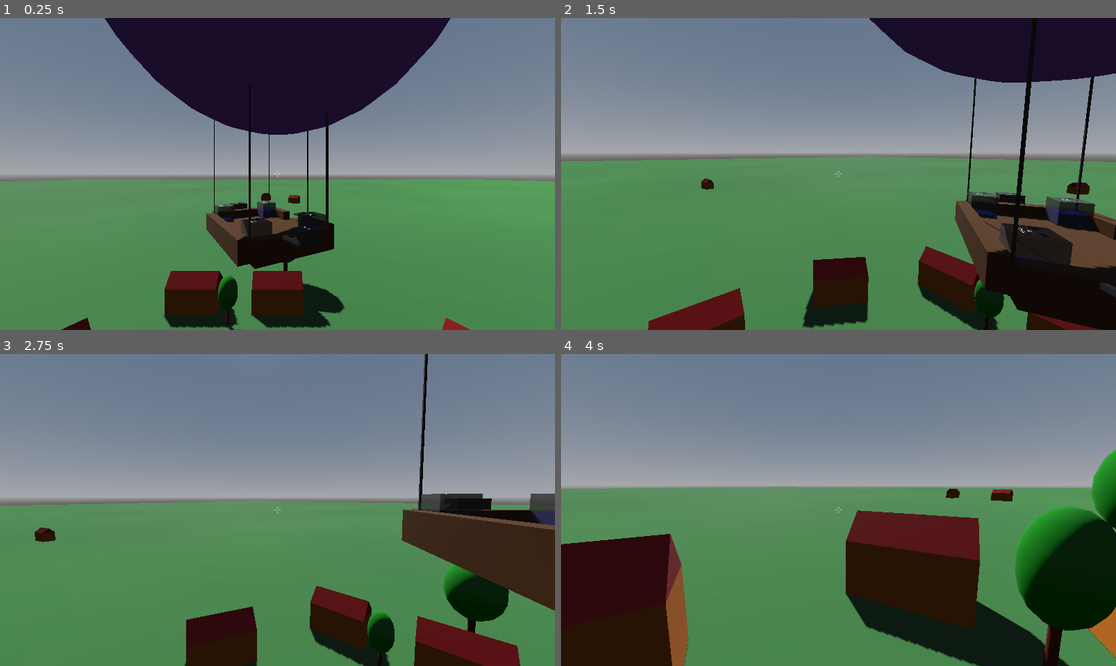
Above: before the commit, frames 1-4 (two rows, left to right).
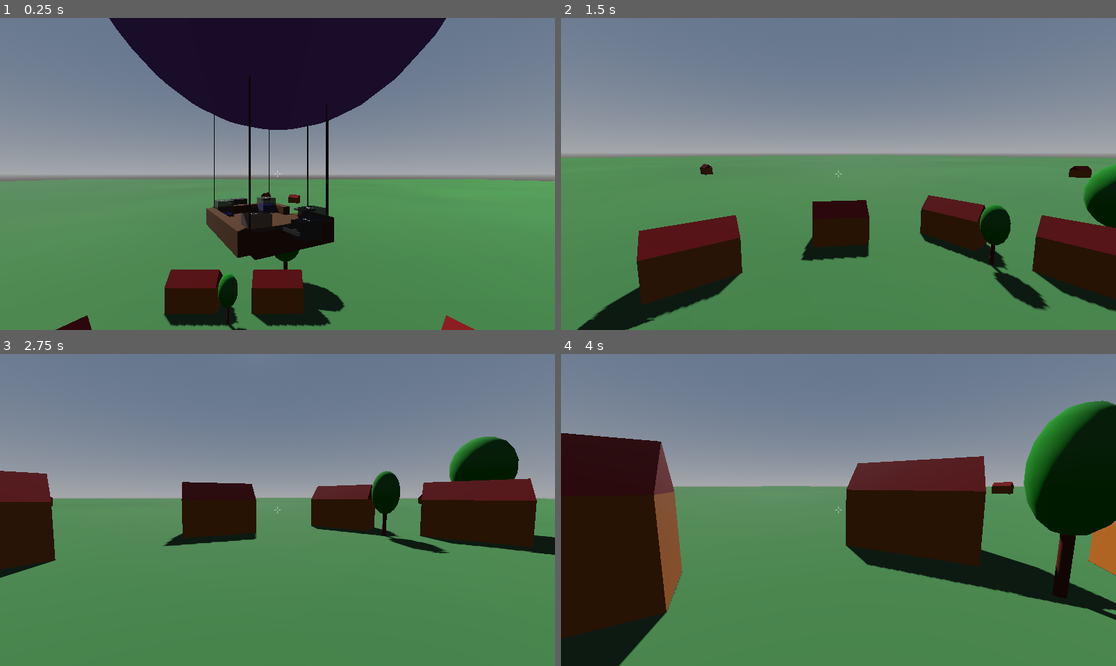
Above: after the commit, the same moments.

Repository: jmdejong/airships
Game: Godot game, scene res://scenes/world.tscn
Two runs of this game, one before a commit and one after it. Both use one fixed random seed, a clock stepped at 60 frames per second and the inputs below.
Inputs (mouse positions are in pixels of both pictures, inside the frame that each line leads up to):
- Up to frame 1 (0.25 s): no input
- Up to frame 2 (1.5 s): move the mouse to (960, 158) at 0.52 s; hold D (right) 0.53-1.28 s; click (960, 158) at 0.6 s; move the mouse to (810, 174) at 1.27 s; hold W (forwards) from 1.28 s (still down); tap Shift (sprint) at 1.35 s
- Up to frame 3 (2.75 s): keep holding W (forwards); move the mouse to (288, 503) at 2.02 s; tap G (toggle_gravity) at 2.1 s
- Up to frame 4 (4 s): keep holding W (forwards); move the mouse to (832, 516) at 2.77 s; click (832, 516) at 2.85 s; move the mouse to (877, 513) at 3.52 s; hold Shift (sprint) from 3.53 s (still down)

The runs differ from the first frame. In frame 1, 3.5% of the frame differs, in the area x 2-98%, y 0-100%; in frame 2, 32%; in frame 3, 25%; in frame 4, 37%, in the area x 0-100%, y 14-100%.

Commit message:
player body does not affect airhip physics :(

Diff:
--- a/code/player.gd
+++ b/code/player.gd
@@ -5,7 +5,7 @@
 const sprint_speed: float = 40
 const jump_speed: float = 10
 
-var gravity_enabled: bool = false
+var gravity_enabled: bool = true
 
 signal viewpoint_changed(pos: Vector3)
 
--- a/scenes/player.tscn
+++ b/scenes/player.tscn
@@ -12,6 +12,7 @@
 outline_color = Color(0, 0, 0, 0.8)
 
 [node name="Player" type="CharacterBody3D"]
+collision_layer = 0
 script = ExtResource("1_3vyb7")
 
 [node name="CollisionShape3D" type="CollisionShape3D" parent="."]
